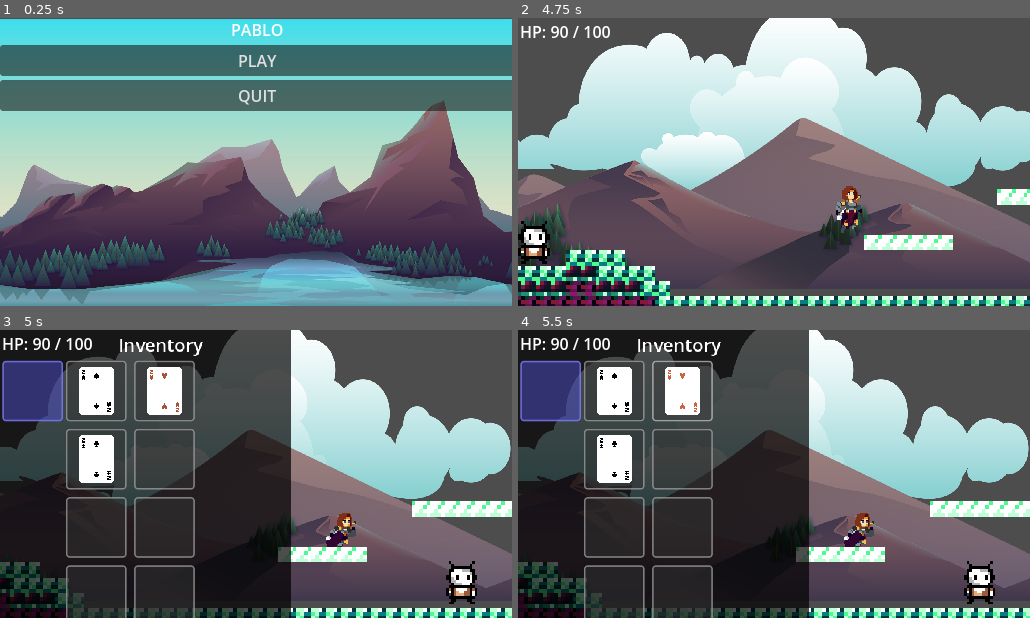
Above: before the commit, frames 1-4 (two rows, left to right).
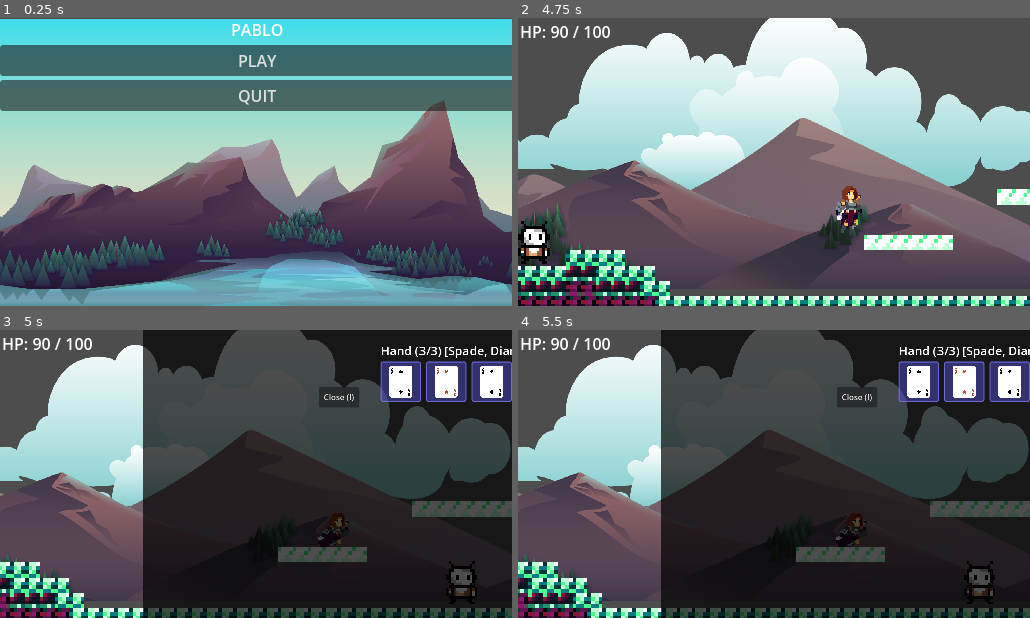
Above: after the commit, the same moments.

Repository: BaoQui/Pablo-s-Adventure
Game: Godot game, scene res://main_menu.tscn
Same seed, same stepped clock (60 frames per second), same inputs: the game is played once before the commit and once after it.
Inputs (mouse positions are in pixels of both pictures, inside the frame that each line leads up to):
- Up to frame 1 (0.25 s): no input
- Up to frame 2 (4.75 s): click "PLAY" at 0.5 s; tap Enter (ui_accept) at 1.25, 1.52, 4.52 s; move the mouse to (886, 147) at 1.27 s; hold Right (ui_right) 1.28-2 s; click (886, 147) at 1.42 s; drag from (671, 176) to (902, 274) at 2.02 s; move the mouse to (825, 98) at 2.77 s; hold Left (ui_left) 2.78-3.5 s; click (825, 98) at 2.92 s; drag from (748, 219) to (620, 245) at 3.52 s; move the mouse to (927, 205) at 4.27 s; hold Right (ui_right) from 4.28 s (still down); click (927, 205) at 4.42 s
- Up to frame 3 (5 s): keep holding Right (ui_right); tap I (ui_inventory) at 4.9 s
- Up to frame 4 (5.5 s): release Right (ui_right) at 5 s; drag from (620, 430) to (697, 402) at 5.02 s

Frames 1-2 are identical in both runs. In frame 3, 72% of the frame differs, in the area x 0-100%, y 0-100%; in frame 4, 72%.

Commit message:
inv opens
invs changes values

Diff:
--- a/InventorySlot.gd
+++ b/InventorySlot.gd
@@ -3,8 +3,6 @@
 class_name InventorySlot
 
 signal slot_clicked(slot: InventorySlot)
-signal drag_started(slot: InventorySlot)
-signal drag_ended(slot: InventorySlot)
 
 @onready var background: Panel = $Background
 @onready var item_icon: TextureRect = $ItemIcon
@@ -14,9 +12,7 @@
 var is_hand_slot: bool = false
 var slot_index: int = 0
 var inventory_ui: Control = null
-
-var is_dragging: bool = false
-var drag_start_position: Vector2
+var is_selected: bool = false
 
 func _ready():
 	# Set up the slot appearance
@@ -50,12 +46,22 @@
 	item_count.size = Vector2(20, 20)
 
 	# Style the background
+	update_background_style()
+
+func update_background_style():
 	var style_box = StyleBoxFlat.new()
-	if is_hand_slot:
-		style_box.bg_color = Color(0.3, 0.3, 0.8, 0.5)  # Blue tint for hand
+
+	if is_selected and not is_hand_slot:
+		# Selected inventory slot - bright highlight
+		style_box.bg_color = Color(0.8, 0.8, 0.2, 0.7)  # Yellow highlight
+		style_box.border_color = Color(1.0, 1.0, 0.4, 1.0)
+	elif is_hand_slot:
+		# Hand slot - blue tint
+		style_box.bg_color = Color(0.3, 0.3, 0.8, 0.5)
 		style_box.border_color = Color(0.5, 0.5, 1.0, 0.8)
 	else:
-		style_box.bg_color = Color(0.2, 0.2, 0.2, 0.5)  # Gray for inventory
+		# Regular inventory slot - gray
+		style_box.bg_color = Color(0.2, 0.2, 0.2, 0.5)
 		style_box.border_color = Color(0.6, 0.6, 0.6, 0.8)
 
 	style_box.border_width_left = 2
@@ -67,7 +73,7 @@
 	style_box.corner_radius_bottom_left = 4
 	style_box.corner_radius_bottom_right = 4
 
-	# Apply the style (you might need to create a Panel instead of NinePatchRect for this to work)
+	# Apply the style
 	if background is Panel:
 		background.add_theme_stylebox_override("panel", style_box)
 
@@ -93,65 +99,22 @@
 		item_icon.hide()
 		item_count.hide()
 
+func set_selected(selected: bool):
+	is_selected = selected
+	update_background_style()
+
 func _gui_input(event):
 	if event is InputEventMouseButton:
-		if event.button_index == MOUSE_BUTTON_LEFT:
-			if event.pressed:
-				_on_left_click_pressed(event.global_position)
-			else:
-				_on_left_click_released()
-
-	elif event is InputEventMouseMotion and is_dragging:
-		_on_drag_motion(event.global_position)
-
-func _on_left_click_pressed(click_position: Vector2):
-	if item:
-		is_dragging = true
-		drag_start_position = click_position
-		drag_started.emit(self)
-
-func _on_left_click_released():
-	if is_dragging:
-		is_dragging = false
-		drag_ended.emit(self)
-
-		# Check if we're over another slot
-		var drop_target = _get_slot_under_mouse()
-		if drop_target and drop_target != self:
-			inventory_ui.try_drop_item(drop_target)
-	else:
-		# Regular click
-		slot_clicked.emit(self)
-
-func _on_drag_motion(mouse_position: Vector2):
-	# The drag preview is handled by the inventory UI
-	pass
-
-func _get_slot_under_mouse() -> InventorySlot:
-	var mouse_pos = get_global_mouse_position()
-
-	# Check all slots in the inventory UI
-	if inventory_ui:
-		# Check hand slots
-		for slot in inventory_ui.hand_slots:
-			if slot != self and slot.get_global_rect().has_point(mouse_pos):
-				return slot
-
-		# Check inventory slots
-		for slot in inventory_ui.inventory_slots:
-			if slot != self and slot.get_global_rect().has_point(mouse_pos):
-				return slot
-
-	return null
+		if event.button_index == MOUSE_BUTTON_LEFT and event.pressed:
+			print("Slot clicked: ", slot_index, " (", "hand" if is_hand_slot else "inventory", ")")
+			slot_clicked.emit(self)
 
 func _on_mouse_entered():
 	# Highlight slot on hover
-	modulate = Color(1.2, 1.2, 1.2, 1.0)
+	if not is_selected:
+		modulate = Color(1.2, 1.2, 1.2, 1.0)
 
 func _on_mouse_exited():
 	# Remove highlight
-	modulate = Color.WHITE
-
-func can_accept_drop() -> bool:
-	# Add any special logic for whether this slot can accept a drop
-	return true
+	if not is_selected:
+		modulate = Color.WHITE
--- a/InventoryUI.gd
+++ b/InventoryUI.gd
@@ -13,19 +13,16 @@
 var card_inventory: CardInventory
 var hand_slots: Array[InventorySlot] = []
 var inventory_slots: Array[InventorySlot] = []
-
-# Drag and drop
-var dragged_item: InventorySlot = null
-var drag_preview: Control = null
+var player_reference: Node = null
+
+# Card selection system
+var selected_inventory_cards: Array[int] = []  # Indices of selected cards in inventory
 
 func _ready():
 	# Set up the UI
 	setup_ui()
 	hide()
 	print("InventoryUI ready and hidden")
-
-	# Make sure we can receive input
-	set_process_input(true)
 
 func setup_ui():
 	# Create hand slots (3 slots)
@@ -48,21 +45,26 @@
 	slot.slot_index = slot_index
 	slot.inventory_ui = self
 
-	# Connect signals
+	# Connect signals - only need click for our new system
 	slot.slot_clicked.connect(_on_slot_clicked)
-	slot.drag_started.connect(_on_drag_started)
-	slot.drag_ended.connect(_on_drag_ended)
 
 	return slot
 
-func open_inventory(inventory: CardInventory):
+func open_inventory(inventory: CardInventory, player: Node = null):
 	print("InventoryUI.open_inventory called")
 	if not inventory:
 		print("ERROR: No inventory passed to open_inventory!")
 		return
 
 	card_inventory = inventory
+	player_reference = player
+	selected_inventory_cards.clear()
+	populate_hand_from_inventory()
 	refresh_display()
+
+	# Position the inventory relative to camera/player
+	position_inventory_on_screen()
+
 	show()
 	get_tree().paused = true
 
@@ -70,13 +72,95 @@
 	z_index = 100
 	move_to_front()
 
-	print("Inventory opened - visible: ", visible, " modulate: ", modulate)
+	print("Inventory opened - visible: ", visible)
+	print_current_hand()  # Show what's in hand when opened
+
+func position_inventory_on_screen():
+	# Get the current camera position
+	var camera = get_viewport().get_camera_2d()
+	if camera:
+		# Get camera's global position
+		var camera_pos = camera.get_screen_center_position()
+
+		# Get viewport size
+		var _viewport_size = get_viewport().get_visible_rect().size
+
+		# Center the inventory on the camera's view
+		global_position = Vector2(
+			camera_pos.x - size.x /453,
+			camera_pos.y - size.y /20
+		)
+
+		print("Positioned inventory at camera center: ", global_position)
+	elif player_reference:
+		# Fallback: use player position if no camera found
+		var viewport_size = get_viewport().get_visible_rect().size
+		global_position = Vector2(
+			player_reference.global_position.x - size.x / 2,
+			player_reference.global_position.y - size.y / 2
+		)
+		print("Positioned inventory at player center: ", global_position)
+	else:
+		# Last resort: center on viewport
+		var viewport_size = get_viewport().get_visible_rect().size
+		position = Vector2(
+			viewport_size.x / 2 - size.x / 2,
+			viewport_size.y / 2 - size.y / 2
+		)
+		print("Positioned inventory at viewport center")
 
 func close_inventory():
 	print("Closing inventory...")
+	print_current_hand()  # Show what's in hand when closed
 	hide()
 	get_tree().paused = false
 	inventory_closed.emit()
+
+# Debug function to print current hand contents
+func print_current_hand():
+	if not card_inventory:
+		return
+
+	print("=== CURRENT HAND ===")
+	var hand_cards = card_inventory.get_hand_cards()
+	for i in range(hand_cards.size()):
+		if hand_cards[i] != null:
+			print("Hand slot %d: %s (Type: %s, Value: %d)" % [i, hand_cards[i].card_name, _get_card_type_name(hand_cards[i].card_type), hand_cards[i].effect_value])
+		else:
+			print("Hand slot %d: Empty" % i)
+	print("==================")
+
+func _get_card_type_name(card_type) -> String:
+	match card_type:
+		0: return "HEART"
+		1: return "CLUB"
+		2: return "SPADE"
+		3: return "DIAMOND"
+		4: return "JOKER"
+		_: return "UNKNOWN"
+
+# New system: Populate hand with first available inventory cards
+func populate_hand_from_inventory():
+	if not card_inventory:
+		return
+
+	# Clear current hand
+	for i in range(card_inventory.max_hand_size):
+		card_inventory.remove_from_hand(i)
+
+	# Find first 3 non-null inventory cards and move them to hand
+	var hand_index = 0
+	var inventory_cards = card_inventory.get_inventory_cards()
+
+	for i in range(inventory_cards.size()):
+		if hand_index >= card_inventory.max_hand_size:
+			break
+
+		if inventory_cards[i] != null:
+			var card = card_inventory.remove_from_inventory(i)
+			if card:
+				card_inventory.add_to_hand_at_index(card, hand_index)
+				hand_index += 1
 
 func refresh_display():
 	if not card_inventory:
@@ -90,148 +174,130 @@
 	for i in hand_slots.size():
 		if i < hand_cards.size() and hand_cards[i] != null:
 			hand_slots[i].set_item(hand_cards[i])
-			print("Set hand slot ", i, " to ", hand_cards[i].card_name)
+			hand_slots[i].set_selected(false)  # Hands aren't selectable
 		else:
 			hand_slots[i].set_item(null)
-
-	# Update inventory slots
+			hand_slots[i].set_selected(false)
+
+	# Update inventory slots with selection highlighting
 	var inventory_cards = card_inventory.get_inventory_cards()
 	for i in inventory_slots.size():
 		if i < inventory_cards.size() and inventory_cards[i] != null:
 			inventory_slots[i].set_item(inventory_cards[i])
-			print("Set inventory slot ", i, " to ", inventory_cards[i].card_name)
+			inventory_slots[i].set_selected(i in selected_inventory_cards)
 		else:
 			inventory_slots[i].set_item(null)
-
-func _input(event):
+			inventory_slots[i].set_selected(false)
+
+	# Update labels
+	update_labels()
+
+func update_labels():
+	if hand_label:
+		var hand_cards = card_inventory.get_hand_cards()
+		var hand_text = "Hand (%d/3)" % card_inventory.get_hand_size()
+		# Add hand contents preview
+		var hand_preview = []
+		for i in range(hand_cards.size()):
+			if hand_cards[i] != null:
+				hand_preview.append(hand_cards[i].card_name.substr(0, 5))  # First 5 chars
+		if hand_preview.size() > 0:
+			hand_text += " [" + ", ".join(hand_preview) + "]"
+		hand_label.text = hand_text
+
+	if inventory_label:
+		inventory_label.text = "Inventory (%d/10) | Selected: %d" % [card_inventory.get_inventory_size(), selected_inventory_cards.size()]
+
+# Handle input using _unhandled_key_input to avoid conflicts
+func _unhandled_key_input(event):
 	if not visible:
 		return
 
-	# Handle ui_inventory action to close inventory
-	if Input.is_action_just_pressed("ui_inventory"):
-		print("ui_inventory pressed - closing inventory")
-		close_inventory()
-		get_viewport().set_input_as_handled()
-		return
-
-	# Handle other keys to close inventory
-	if event is InputEventKey and event.pressed:
-		if event.keycode == KEY_ESCAPE:
+	if event.pressed:
+		# Handle ui_inventory action to close inventory
+		if event.is_action_pressed("ui_inventory"):
+			print("ui_inventory pressed - closing inventory")
+			close_inventory()
+			get_viewport().set_input_as_handled()
+		elif event.keycode == KEY_ESCAPE:
 			print("ESC key pressed - closing inventory")
 			close_inventory()
 			get_viewport().set_input_as_handled()
-			return
-
-	# Handle dragging
-	if dragged_item and drag_preview and event is InputEventMouseMotion:
-		drag_preview.global_position = event.global_position - Vector2(32, 32)
 
 func _on_slot_clicked(slot: InventorySlot):
 	print("Slot clicked: ", slot.slot_index, " is_hand: ", slot.is_hand_slot)
 
-func _on_drag_started(slot: InventorySlot):
-	print("Drag started from slot: ", slot.slot_index)
-	dragged_item = slot
-	create_drag_preview(slot)
-
-func _on_drag_ended(slot: InventorySlot):
-	print("Drag ended from slot: ", slot.slot_index)
-	if drag_preview:
-		drag_preview.queue_free()
-		drag_preview = null
-	dragged_item = null
-
-func create_drag_preview(slot: InventorySlot):
+	if slot.is_hand_slot:
+		# Clicking hand slot - move card back to inventory
+		handle_hand_slot_click(slot)
+	else:
+		# Clicking inventory slot - toggle selection
+		handle_inventory_slot_click(slot)
+
+func handle_hand_slot_click(slot: InventorySlot):
 	if not slot.item:
 		return
 
-	drag_preview = Control.new()
-	add_child(drag_preview)
-
-	var preview_image = TextureRect.new()
-	if slot.item.icon:
-		preview_image.texture = slot.item.icon
-	preview_image.custom_minimum_size = Vector2(64, 64)
-	preview_image.modulate.a = 0.7
-	drag_preview.add_child(preview_image)
-
-	drag_preview.z_index = 100
-
-func try_drop_item(target_slot: InventorySlot) -> bool:
-	if not dragged_item or not target_slot:
-		print("Drop failed - no dragged item or target")
-		return false
-
-	print("Trying to drop item from ", dragged_item.slot_index, " to ", target_slot.slot_index)
-
-	# Check if we can place the item in the target slot
-	if target_slot.item != null:
-		# Try to swap items
-		print("Target has item - attempting swap")
-		return try_swap_items(dragged_item, target_slot)
+	print("Moving card from hand back to inventory: ", slot.item.card_name)
+
+	# Remove from hand
+	var card = card_inventory.remove_from_hand(slot.slot_index)
+	if card:
+		# Add back to inventory
+		if card_inventory.add_to_inventory(card):
+			print("Card moved back to inventory: ", card.card_name)
+		else:
+			# If inventory is full, put it back in hand
+			card_inventory.add_to_hand_at_index(card, slot.slot_index)
+			print("Inventory full - card stayed in hand")
+
+	refresh_display()
+	print_current_hand()  # Show updated hand
+
+func handle_inventory_slot_click(slot: InventorySlot):
+	if not slot.item:
+		return
+
+	var slot_index = slot.slot_index
+
+	# Toggle selection
+	if slot_index in selected_inventory_cards:
+		selected_inventory_cards.erase(slot_index)
+		print("Deselected inventory slot: ", slot_index, " (", slot.item.card_name, ")")
 	else:
-		# Check capacity constraints
-		if target_slot.is_hand_slot and card_inventory.get_hand_size() >= 3 and not dragged_item.is_hand_slot:
-			print("Hand is full!")
-			return false
-		if not target_slot.is_hand_slot and card_inventory.get_inventory_size() >= 10 and dragged_item.is_hand_slot:
-			print("Inventory is full!")
-			return false
-
-		# Move item to target slot
-		print("Moving item to empty slot")
-		return move_item(dragged_item, target_slot)
-
-func try_swap_items(source_slot: InventorySlot, target_slot: InventorySlot) -> bool:
-	var source_item = source_slot.item
-	var target_item = target_slot.item
-
-	print("Swapping items: ", source_item.card_name, " <-> ", target_item.card_name)
-
-	# Temporarily remove both items
-	if source_slot.is_hand_slot:
-		card_inventory.remove_from_hand(source_slot.slot_index)
-	else:
-		card_inventory.remove_from_inventory(source_slot.slot_index)
-
-	if target_slot.is_hand_slot:
-		card_inventory.remove_from_hand(target_slot.slot_index)
-	else:
-		card_inventory.remove_from_inventory(target_slot.slot_index)
-
-	# Add items to their new positions
-	if target_slot.is_hand_slot:
-		card_inventory.add_to_hand_at_index(source_item, target_slot.slot_index)
-	else:
-		card_inventory.add_to_inventory_at_index(source_item, target_slot.slot_index)
-
-	if source_slot.is_hand_slot:
-		card_inventory.add_to_hand_at_index(target_item, source_slot.slot_index)
-	else:
-		card_inventory.add_to_inventory_at_index(target_item, source_slot.slot_index)
-
+		# Check if we can add more to selection (max 3 for hand)
+		if selected_inventory_cards.size() < 3:
+			selected_inventory_cards.append(slot_index)
+			print("Selected inventory slot: ", slot_index, " (", slot.item.card_name, ")")
+		else:
+			print("Cannot select more than 3 cards")
+
+	# Update hand with currently selected cards
+	update_hand_from_selection()
 	refresh_display()
-	return true
-
-func move_item(source_slot: InventorySlot, target_slot: InventorySlot) -> bool:
-	var item = source_slot.item
-
-	print("Moving item: ", item.card_name)
-
-	# Remove from source
-	if source_slot.is_hand_slot:
-		card_inventory.remove_from_hand(source_slot.slot_index)
-	else:
-		card_inventory.remove_from_inventory(source_slot.slot_index)
-
-	# Add to target
-	if target_slot.is_hand_slot:
-		card_inventory.add_to_hand_at_index(item, target_slot.slot_index)
-	else:
-		card_inventory.add_to_inventory_at_index(item, target_slot.slot_index)
-
-	refresh_display()
-	return true
+	print_current_hand()  # Show updated hand
+
+func update_hand_from_selection():
+	# Clear current hand
+	for i in range(card_inventory.max_hand_size):
+		var card = card_inventory.remove_from_hand(i)
+		if card:
+			# Put the card back in inventory
+			card_inventory.add_to_inventory(card)
+
+	# Move selected cards to hand
+	selected_inventory_cards.sort()  # Keep consistent order
+	var inventory_cards = card_inventory.get_inventory_cards()
+
+	for i in range(selected_inventory_cards.size()):
+		var inv_index = selected_inventory_cards[i]
+		if inv_index < inventory_cards.size() and inventory_cards[inv_index] != null:
+			var card = card_inventory.remove_from_inventory(inv_index)
+			if card:
+				card_inventory.add_to_hand_at_index(card, i)
+
+	# Update selection indices after removal (they shift down)
+	selected_inventory_cards.clear()
 
 func _on_close_button_pressed():
 	close_inventory()
--- a/InventoryUI.tscn
+++ b/InventoryUI.tscn
@@ -2,35 +2,37 @@
 
 [ext_resource type="Script" uid="uid://cy2rny6f0pldg" path="res://InventoryUI.gd" id="1_dsn3v"]
 
-[node name="InventoryUI" type="Control"]
+[node name="CanvasLayer" type="CanvasLayer"]
+
+[node name="InventoryUI" type="Control" parent="."]
 layout_mode = 3
 anchors_preset = 15
 anchor_right = 1.0
 anchor_bottom = 1.0
-offset_left = 55.0
-offset_top = 71.0
-offset_right = 55.0
-offset_bottom = 71.0
+offset_left = 136.0
+offset_top = 83.0
+offset_right = 136.0
+offset_bottom = 83.0
 grow_horizontal = 2
 grow_vertical = 2
 scale = Vector2(0.505177, 0.505177)
 script = ExtResource("1_dsn3v")
 
-[node name="Background" type="ColorRect" parent="."]
+[node name="Background" type="ColorRect" parent="InventoryUI"]
 layout_mode = 1
 anchors_preset = 15
 anchor_right = 1.0
 anchor_bottom = 1.0
-offset_left = -306.823
-offset_top = -148.463
-offset_right = -306.823
-offset_bottom = -148.463
+offset_left = -453.306
+offset_top = -271.192
+offset_right = -453.306
+offset_bottom = -271.192
 grow_horizontal = 2
 grow_vertical = 2
-scale = Vector2(1.9172, 2.01301)
+scale = Vector2(2.72972, 3.0594)
 color = Color(0, 0, 0, 0.7)
 
-[node name="MainContainer" type="HBoxContainer" parent="."]
+[node name="MainContainer" type="HBoxContainer" parent="InventoryUI"]
 custom_minimum_size = Vector2(600, 400)
 layout_mode = 1
 anchors_preset = 8
@@ -46,43 +48,43 @@
 grow_vertical = 2
 alignment = 1
 
-[node name="Spacer" type="Control" parent="MainContainer"]
+[node name="Spacer" type="Control" parent="InventoryUI/MainContainer"]
 custom_minimum_size = Vector2(50, 0)
 layout_mode = 2
 
-[node name="HandPanel" type="VBoxContainer" parent="MainContainer"]
+[node name="HandPanel" type="VBoxContainer" parent="InventoryUI/MainContainer"]
 custom_minimum_size = Vector2(250, 350)
 layout_mode = 2
 
-[node name="HandLabel" type="Label" parent="MainContainer/HandPanel"]
+[node name="HandLabel" type="Label" parent="InventoryUI/MainContainer/HandPanel"]
 layout_mode = 2
 theme_override_font_sizes/font_size = 24
 text = "Hand"
 horizontal_alignment = 1
 
-[node name="HandGrid" type="GridContainer" parent="MainContainer/HandPanel"]
+[node name="HandGrid" type="GridContainer" parent="InventoryUI/MainContainer/HandPanel"]
 layout_mode = 2
 theme_override_constants/h_separation = 10
 theme_override_constants/v_separation = 10
 columns = 3
 
-[node name="InventoryPanel" type="VBoxContainer" parent="MainContainer"]
+[node name="InventoryPanel" type="VBoxContainer" parent="InventoryUI/MainContainer"]
 custom_minimum_size = Vector2(250, 350)
 layout_mode = 2
 
-[node name="InventoryLabel" type="Label" parent="MainContainer/InventoryPanel"]
+[node name="InventoryLabel" type="Label" parent="InventoryUI/MainContainer/InventoryPanel"]
 layout_mode = 2
 theme_override_font_sizes/font_size = 24
 text = "Inventory"
 horizontal_alignment = 1
 
-[node name="InventoryGrid" type="GridContainer" parent="MainContainer/InventoryPanel"]
+[node name="InventoryGrid" type="GridContainer" parent="InventoryUI/MainContainer/InventoryPanel"]
 layout_mode = 2
 theme_override_constants/h_separation = 10
 theme_override_constants/v_separation = 10
 columns = 2
 
-[node name="CloseButton" type="Button" parent="."]
+[node name="CloseButton" type="Button" parent="InventoryUI"]
 layout_mode = 1
 anchors_preset = 1
 anchor_left = 1.0
@@ -94,4 +96,4 @@
 grow_horizontal = 0
 text = "Close (I)"
 
-[connection signal="pressed" from="CloseButton" to="." method="_on_close_button_pressed"]
+[connection signal="pressed" from="InventoryUI/CloseButton" to="InventoryUI" method="_on_close_button_pressed"]
--- a/Level.tscn
+++ b/Level.tscn
@@ -655,11 +655,8 @@
 
 [node name="InventoryUI" parent="Player" instance=ExtResource("38_ndm73")]
 visible = false
-offset_left = 248.411
-offset_top = -81.3909
-offset_right = 248.411
-offset_bottom = -81.3909
 scale = Vector2(0.37655, 0.365574)
+transform = Transform2D(0.37655, 0, 0, 0.365574, 0, 0)
 
 [node name="CardInventory" type="Node" parent="Player"]
 script = ExtResource("39_g4vxw")
--- a/player.gd
+++ b/player.gd
@@ -65,7 +65,9 @@
 var can_dash: bool = true
 
 # --- UI Variables ---
-var inventory_ui: Control = null
+var inventory_ui: CanvasLayer = null
+var inventory_root: Control = null
+var inventory_input_cooldown: float = 0.0
 
 # --- Card effects ---
 var duelist_hit_streak: int = 0
@@ -99,9 +101,17 @@
 
 func setup_inventory_ui():
 	if inventory_ui_scene:
-		inventory_ui = inventory_ui_scene.instantiate()
+		inventory_ui = inventory_ui_scene.instantiate()  # This is now a CanvasLayer
 		get_tree().root.add_child(inventory_ui)
-		inventory_ui.inventory_closed.connect(_on_inventory_closed)
+
+		# Grab the Control child inside the CanvasLayer (your old root)
+		inventory_root = inventory_ui.get_child(0) as Control
+		if inventory_root == null:
+			push_error("InventoryUI scene is missing a Control child!")
+			return
+
+		# Now connect the signal on the Control, NOT the CanvasLayer
+		inventory_root.inventory_closed.connect(_on_inventory_closed)
 		print("Inventory UI setup complete")
 	else:
 		print("Warning: inventory_ui_scene not assigned!")
@@ -109,7 +119,7 @@
 func add_test_cards():
 	if card_inventory:
 		# Add a few test cards
-		for i in range(3):
+		for i in range(5):
 			var test_card = card_inventory.generate_random_drop()
 			card_inventory.add_card_to_inventory(test_card)
 			print("Added test card: ", test_card.card_name)
@@ -122,6 +132,7 @@
 	projectile_timer = max(0.0, projectile_timer - delta)
 	dash_timer = max(0.0, dash_timer - delta)
 	dash_cooldown_timer = max(0.0, dash_cooldown_timer - delta)
+	inventory_input_cooldown = max(0.0, inventory_input_cooldown - delta)
 
 	var input_dir: float = Input.get_axis("ui_left", "ui_right")
 
@@ -184,15 +195,52 @@
 		shoot_projectile()
 		projectile_timer = projectile_cooldown
 
-	# --- Open inventory ---
-	if Input.is_action_just_pressed("ui_inventory"):
-		toggle_inventory()
-
 	update_animation(input_dir)
 	move_and_slide()
 
+# Handle inventory input separately to avoid conflicts
+func _unhandled_key_input(event):
+	if event.pressed and inventory_input_cooldown <= 0.0:
+		if event.is_action_pressed("ui_inventory"):
+			print("Player detected ui_inventory input")
+			toggle_inventory()
+			inventory_input_cooldown = 0.2  # Prevent rapid toggling
+			get_viewport().set_input_as_handled()
+
+# Debug function to print current hand (can be called anytime)
+func print_current_hand_debug():
+	if not card_inventory:
+		print("No card inventory found!")
+		return
+
+	print("=== PLAYER HAND DEBUG ===")
+	var hand_cards = card_inventory.get_hand_cards()
+	if hand_cards.size() == 0:
+		print("Hand is empty!")
+		return
+
+	for i in range(hand_cards.size()):
+		if hand_cards[i] != null:
+			print("Hand slot %d: %s" % [i, hand_cards[i].card_name])
+			print("  - Type: %s" % _get_card_type_name(hand_cards[i].card_type))
+			print("  - Effect Value: %d" % hand_cards[i].effect_value)
+		else:
+			print("Hand slot %d: Empty" % i)
+	print("========================")
+
+func _get_card_type_name(card_type) -> String:
+	match card_type:
+		0: return "HEART"
+		1: return "CLUB"
+		2: return "SPADE"
+		3: return "DIAMOND"
+		4: return "JOKER"
+		_: return "UNKNOWN"
+
 # --- Card Effects ---
 func _on_hand_changed():
+	print("Hand changed! Current hand contents:")
+	print_current_hand_debug()
 	_update_card_effects()
 
 func _update_card_effects():
@@ -208,7 +256,7 @@
 	current_health = min(current_health, max_health)
 
 # --- Damage ---
-func do_damage(damage: int, hit_position: Vector2 = Vector2.ZERO):
+func do_damage(damage: int, _hit_position: Vector2 = Vector2.ZERO):
 	current_health -= damage
 	print("Player has taken ", damage, " damage")
 	duelist_hit_streak = 0
@@ -228,19 +276,20 @@
 # --- Inventory ---
 func toggle_inventory() -> void:
 	print("Toggle inventory called")
-	if inventory_ui:
-		if inventory_ui.visible:
+	if inventory_root:
+		if inventory_root.visible:
 			print("Closing inventory")
-			inventory_ui.close_inventory()
+			inventory_root.close_inventory()
 		else:
 			print("Opening inventory")
-			inventory_ui.open_inventory(card_inventory)
+			inventory_root.open_inventory(card_inventory, self)
 	else:
 		print("Inventory UI not found!")
+
 
 func _on_inventory_closed():
 	print("Inventory closed callback received")
-	# Add any cleanup code here if needed
+	inventory_input_cooldown = 0.2  # Small cooldown to prevent immediate reopening
 
 # --- Animation ---
 func update_animation(input_dir: float) -> void:
